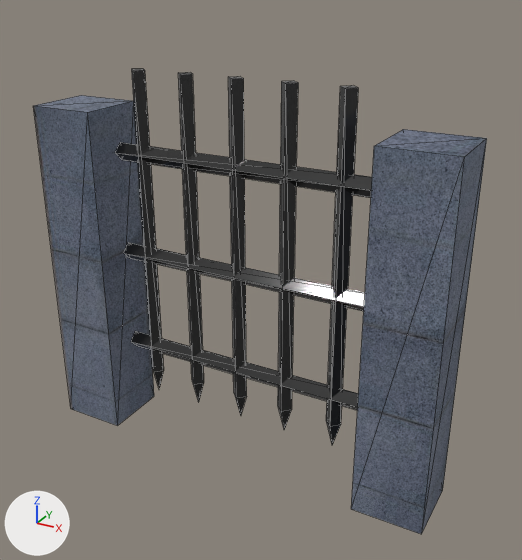
An edit to the glTF model objects/models/GridDoor.glb, drawn before and after from the same camera.
Before and after are seen from a 50 mm lens placed at (1.88, -3.15, 2.72), pointed at (0.12, 0.03, 1.13). Arrows for +X, +Y and +Z are at lower left; the lights stay in place. Mesh edges are drawn as thin lines. Vertices at the same position are counted once.

Before the edit, the objects in view are built like this:
```python
me_plane = bpy.data.meshes.new('Plane')
me_plane.from_pydata(...)  # 85 vertices, 130 faces; spans x -1.19..1.2, y -0.2..0.2, z 0.0..2.2
# faces by material slot: [24, 106]
me_plane.materials.append(mat_frame)  # picture img_door2wing2
me_plane.materials.append(mat_grid)  # black #424242
# before: 8 (0.81, -0.2, 1.99) at pixel (374, 145), 9 (1.2, -0.2, 1.99) at pixel (464, 156), 10 (0.81, 0.2, 1.99) at pixel (403, 129), 11 (1.2, 0.2, 1.99) at pixel (486, 138)
# before: 12 (-1.19, -0.2, 1.99) at pixel (33, 105), 13 (-0.8, -0.2, 1.99) at pixel (87, 112), 14 (-1.19, 0.2, 1.99) at pixel (81, 95), 15 (-0.8, 0.2, 1.99) at pixel (133, 100)
ob_griddoor = bpy.data.objects.new('GridDoor', me_plane)
ob_griddoor.location = (0.0, 0.0, 0.0)
```
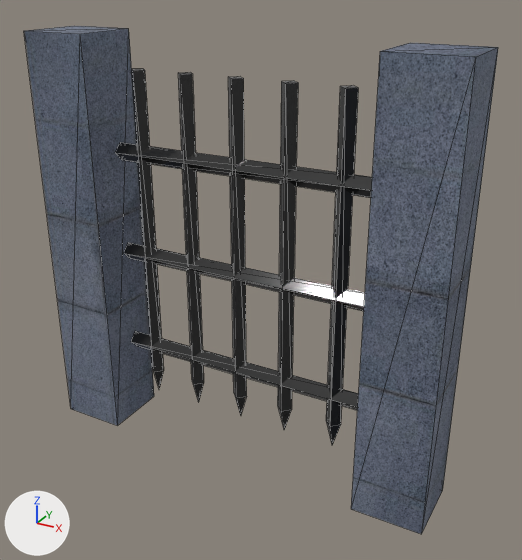
Boxes [x1, y1, x2, y2] around the edits, measured in the pictures (522 x 560 px; the box of a moved part takes in the faces that stretch with it):
'GridDoor', reshaped (9% taller): before [33, 69, 487, 534]; after [24, 26, 498, 534]
part 1 of me_plane, moved or reshaped: before [351, 129, 487, 534]; after [351, 43, 498, 534]
part 2 of me_plane, moved or reshaped: before [33, 95, 154, 426]; after [24, 26, 154, 426]

The change, as a diff of the scene's bpy script:
```diff
--- a/objects/models/GridDoor.glb.py
+++ b/objects/models/GridDoor.glb.py
@@ me_plane @@
 me_plane.from_pydata(...)  # 85 vertices, 130 faces; spans x -1.19..1.2, y -0.2..0.2, z 0.0..2.2
 # used by ob_griddoor; location = (0.0, 0.0, 0.0)
+# me_plane part 1
+for i in [*range(8, 12)]: me_plane.vertices[i].co += Vector((0.0, 0.0, 0.39))
+# me_plane part 2
+for i in [*range(12, 16)]: me_plane.vertices[i].co += Vector((0.0, 0.0, 0.39))
 me_plane.materials.append(mat_frame)
```
